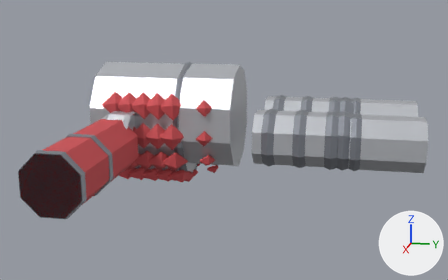
Two versions of the glTF model client/public/models/armour/armor_scale.glb, one commit apart.
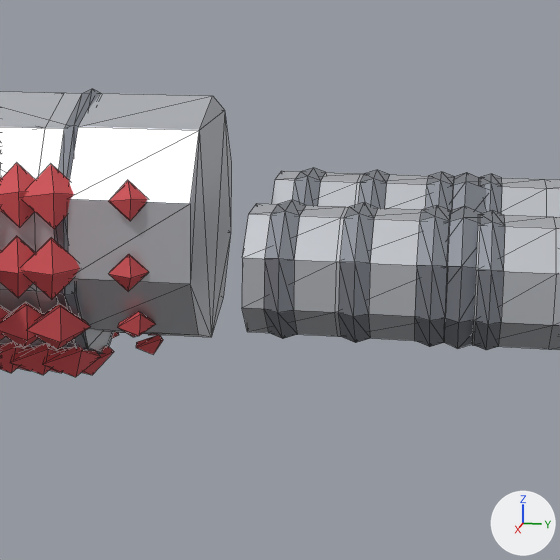
Each version is shown whole from a 50 mm lens placed at (3.424, -0.653, 0.773), pointed at (0.055, -1.327, -0.069), then close up on the part from 34% to 86% of the width and 9% to 93% of the height. Every picture has the same lights, and +X, +Y and +Z are marked at lower right. The older version's two pictures come first. The close-ups show mesh edges as thin lines. Vertices at exactly the same position are counted once.

Script lines for the objects in view, before the commit:
```python
me_abdomen_001 = bpy.data.meshes.new('Abdomen.001')
me_abdomen_001.from_pydata(...)  # 92 vertices, 148 faces; spans x -0.323..0.323, y -1.53..-1.25, z -0.259..0.354
# faces by material slot: [36, 112]
me_abdomen_001.materials.append(mat_steel)
me_abdomen_001.materials.append(mat_red)
me_lowerlegl_001 = bpy.data.meshes.new('LowerLegL.001')
me_lowerlegl_001.from_pydata(...)  # 48 vertices, 76 faces; spans x 0.08..0.392, y -0.63..-0.26, z -0.14..0.14
# faces by material slot: [44, 32]
me_lowerlegl_001.materials.append(mat_steel)
me_lowerlegl_001.materials.append(mat_darksteel)
me_torso_001 = bpy.data.meshes.new('Torso.001')
me_torso_001.from_pydata(...)  # 485 vertices, 762 faces; spans x -0.335..0.335, y -2.04..-1.494, z -0.349..0.363
# faces by material slot: [56, 666, 40]
me_torso_001.materials.append(mat_steel)
me_torso_001.materials.append(mat_red)
me_torso_001.materials.append(mat_darksteel)
ob_abdomen = bpy.data.objects.new('Abdomen', me_abdomen_001)
ob_abdomen.location = (0.0, 0.0, 0.0)
ob_lowerlegl = bpy.data.objects.new('LowerLegL', me_lowerlegl_001)
ob_lowerlegl.location = (0.0, 0.0, 0.0)
ob_torso = bpy.data.objects.new('Torso', me_torso_001)
ob_torso.location = (0.0, 0.0, 0.0)
# also in view: 'LowerLegR' at (-0.236, -0.445, 0.0); 'UpperLegL' at (0.22, -0.86, 0.0); 'UpperLegR' at (-0.22, -0.86, 0.0)
```
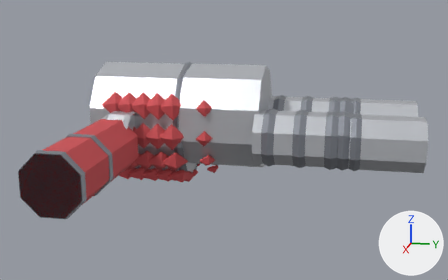
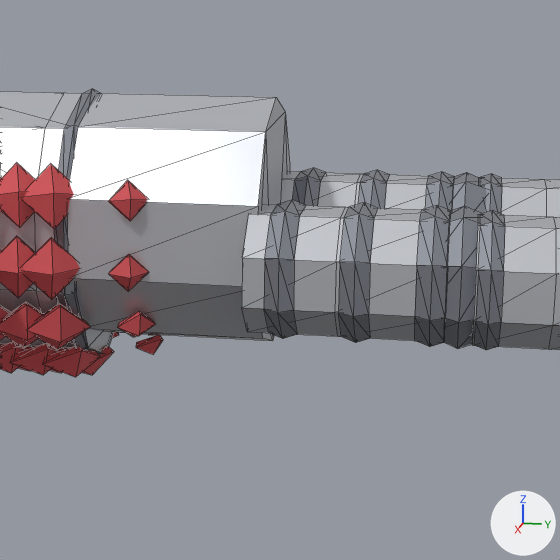
The change, as a diff of the scene's bpy script:
```diff
--- a/client/public/models/armour/armor_scale.glb.py
+++ b/client/public/models/armour/armor_scale.glb.py
@@ me_abdomen_001 @@
 # used by ob_abdomen; location = (0.0, 0.0, 0.0)
-me_abdomen_001.from_pydata(...)  # 92 vertices, 148 faces; spans x -0.323..0.323, y -1.53..-1.25, z -0.259..0.354
+me_abdomen_001.from_pydata(...)  # 92 vertices, 148 faces; spans x -0.323..0.323, y -1.53..-1.1, z -0.259..0.354
+# me_abdomen_001 part 1: all 10 vertices in x -0.28..0.28, y -1.25, z -0.234..0.354 are moved by (0.0, 0.15, 0.0)
 me_abdomen_001.materials.append(mat_steel)
```

Boxes [x1, y1, x2, y2] around the edits, measured in the close-ups (560 x 560 px; the box of a moved part takes in the faces that stretch with it):
'Abdomen', reshaped (36% wider)
    before: [67, 93, 231, 355]
    after: [67, 93, 290, 355]
part 1 of me_abdomen_001, moved or reshaped
    before: [70, 95, 231, 337]
    after: [70, 95, 290, 341]
